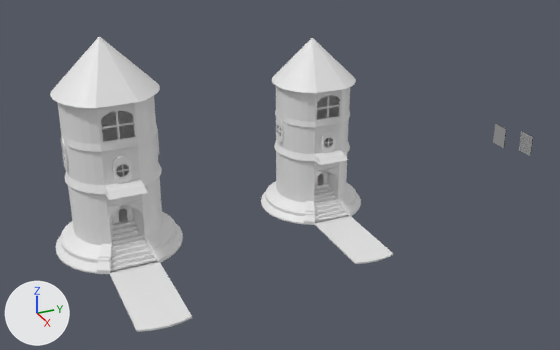
The Blender file WIZARDHOUSE(blend)/WIZARDHOUSE(base).blend as it was, and as the next commit left it.
Rendered twice from a 50 mm lens placed at (162.1, -81.5, 88.8), pointed at (15.9, -15.7, 15.8). Lighting does not change. The marker at lower left points along +X, +Y and +Z.
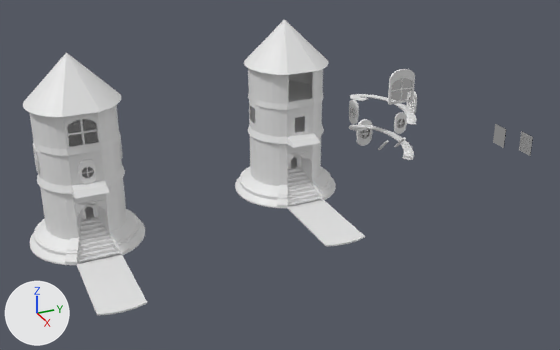
Pixel boxes [x1, y1, x2, y2] of what changed, in the pictures (560 x 350 px):
'Circle.011', moved: before [50, 36, 192, 332]; after [23, 52, 147, 315]
'Cube.001', moved: before [261, 38, 393, 264]; after [235, 19, 365, 246]
'Cube.002', moved: before [317, 95, 340, 120]; after [389, 78, 413, 105]
'Circle.003', moved: before [321, 131, 335, 153]; after [394, 112, 407, 134]
'Cube', moved: before [317, 90, 341, 102]; after [388, 69, 415, 104]
'Circle.004', moved (not visible before): after [349, 124, 414, 160]
'Circle.001', moved: before [276, 117, 284, 143]; after [349, 100, 359, 124]
'Circle.005', moved (not visible before): after [350, 94, 417, 124]
'Circle', moved (not visible before): after [356, 119, 373, 146]
'Circle.002', moved (not visible before): after [406, 91, 417, 113]

Edits to the bpy script that builds the scene:
```text
Change ob_cube_001:
    ob_cube_001.location: (5.7, -0.1, 8.2) -> (2.7, -6.0, 12.4)
Change ob_cube:
    ob_cube.location: (8.8, -0.1, 28.3) -> (6.4, 21.5, 29.0)
Change ob_cube_002:
    ob_cube_002.location: (8.8, -0.1, 27.4) -> (6.5, 21.6, 28.1)
Change ob_circle:
    ob_circle.location: (-7.9, -0.2, 10.0) -> (-10.2, 21.5, 10.7)
Change ob_circle_001:
    ob_circle_001.location: (1.0, -8.9, 20.2) -> (-1.4, 12.8, 20.9)
Change ob_circle_002:
    ob_circle_002.location: (1.0, 8.6, 20.2) -> (-1.4, 30.2, 20.9)
Change ob_circle_003:
    ob_circle_003.location: (9.3, -0.1, 18.7) -> (7.0, 21.6, 19.4)
Change ob_circle_004:
    ob_circle_004.location: (3.2, 3.4, 6.7) -> (0.8, 25.1, 7.4)
Change ob_circle_005:
    ob_circle_005.location: (3.2, 3.4, 16.6) -> (0.8, 25.1, 17.3)
Change ob_circle_011:
    ob_circle_011.location: (22.5, -50.3, 27.1) -> (4.0, -53.8, 19.7)
```
